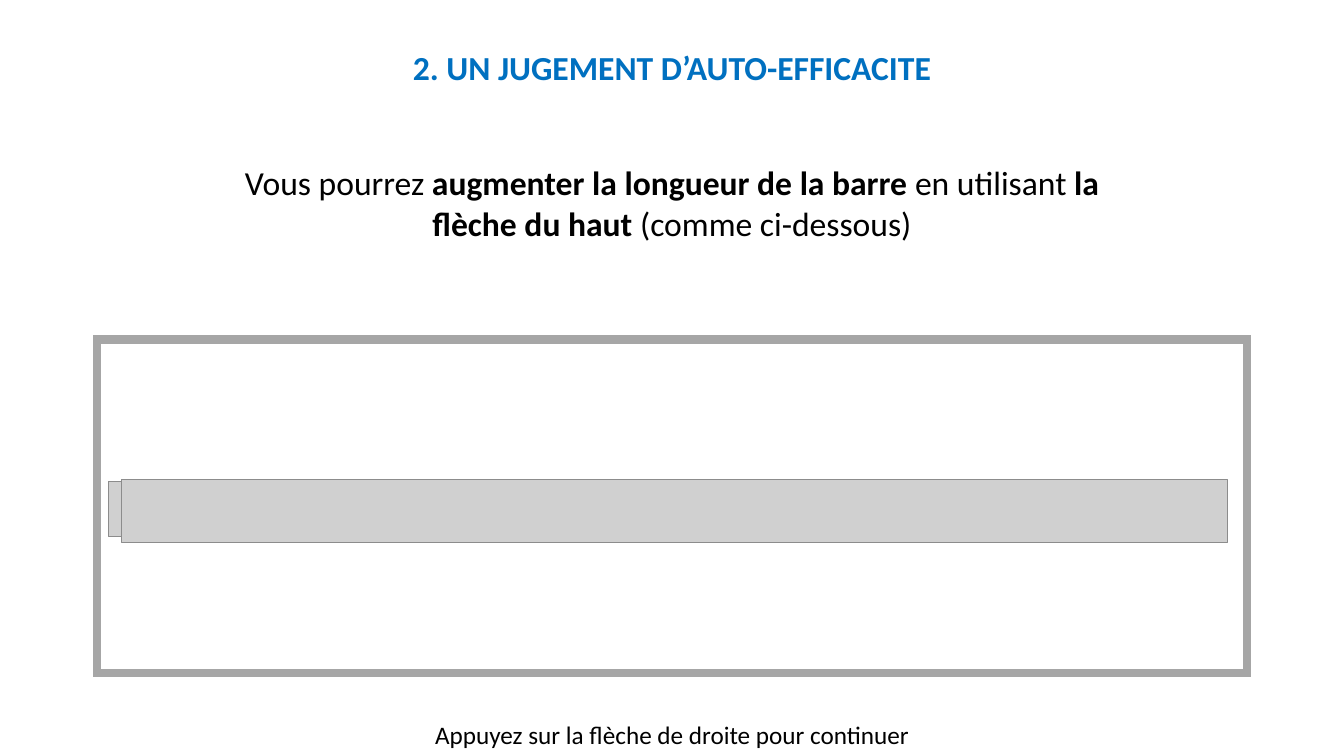
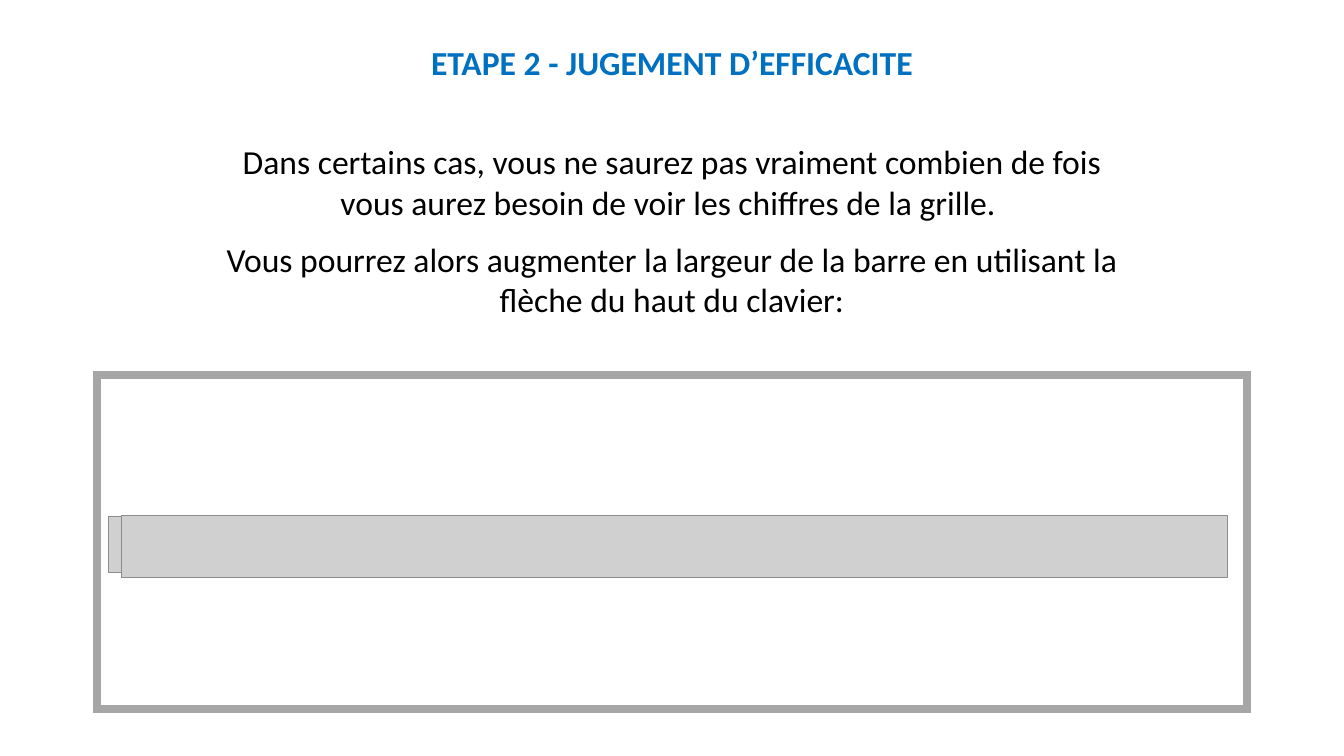
Before and after one commit to MBB-team/Online_Testing, a slide deck: slide 11 of src/Self_Efficacy/Stimuli/Instructions.pptx (slide 21 before the commit). Drawn at 1344x756 pixels with LibreOffice and Linux fonts; fonts in the diff are those of the drawing; grey boxes stand for pictures. Boxes give left, top, right and bottom in pixels: in the first picture for what was removed or moved away, otherwise in the second. Text is boxed around its words. In the diff, an @@ line names an element or a change of style, - is before the commit and + after.

```diff
--- a/src/Self_Efficacy/Stimuli/Instructions.pptx
+++ b/src/Self_Efficacy/Stimuli/Instructions.pptx
@@ text at bbox=[431, 50, 913, 76]: text changed @@
-2. UN JUGEMENT D’AUTO-EFFICACITE
+ETAPE 2 - JUGEMENT D’EFFICACITE
@@ text at bbox=[227, 150, 1117, 313]: text changed; bold off @@
-Vous pourrez augmenter la longueur de la barre en utilisant la flèche du haut (comme ci-dessous)
+Dans certains cas, vous ne saurez pas vraiment combien de fois vous aurez besoin de voir les chiffres de la grille.
+Vous pourrez alors augmenter la largeur de la barre en utilisant la flèche du haut du clavier:
@@ 2 pictures, 1 rectangle: place and size @@
-2 pictures, 1 rectangle at bbox=[97, 340, 1247, 674]
+2 pictures, 1 rectangle at bbox=[97, 375, 1247, 709]
@@ text removed at bbox=[435, 726, 909, 748] @@
-Appuyez sur la flèche de droite pour continuer
```
Also in this commit, not shown: 23 other slides changed, 9 slides added, 21 slides removed, 35 other files.
